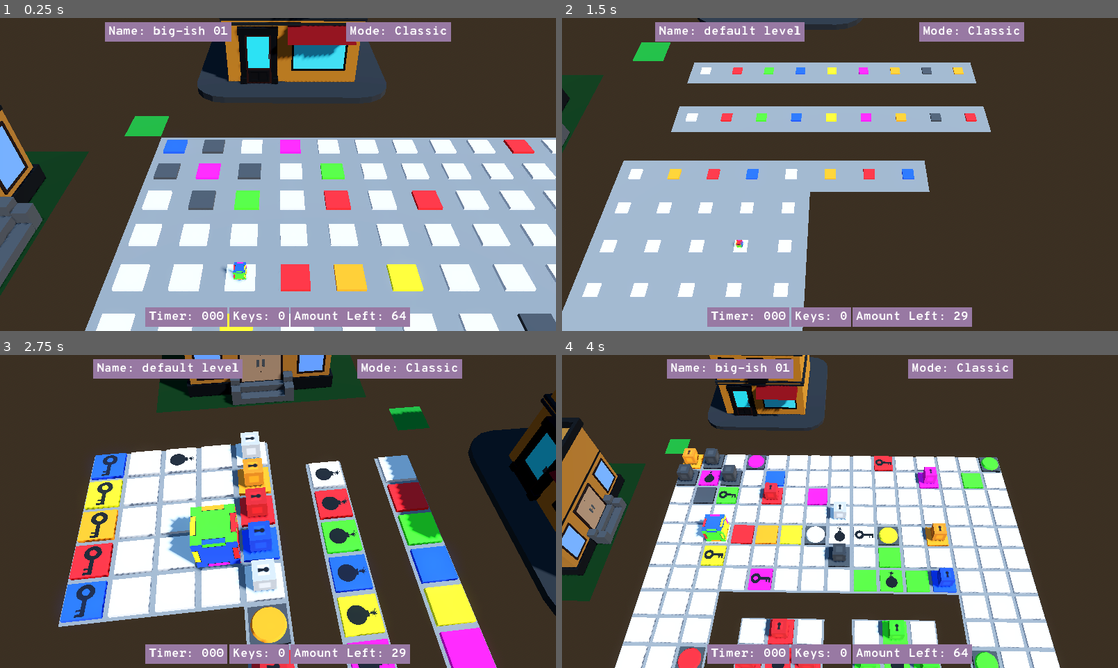
Above: before the commit, frames 1-4 (two rows, left to right).
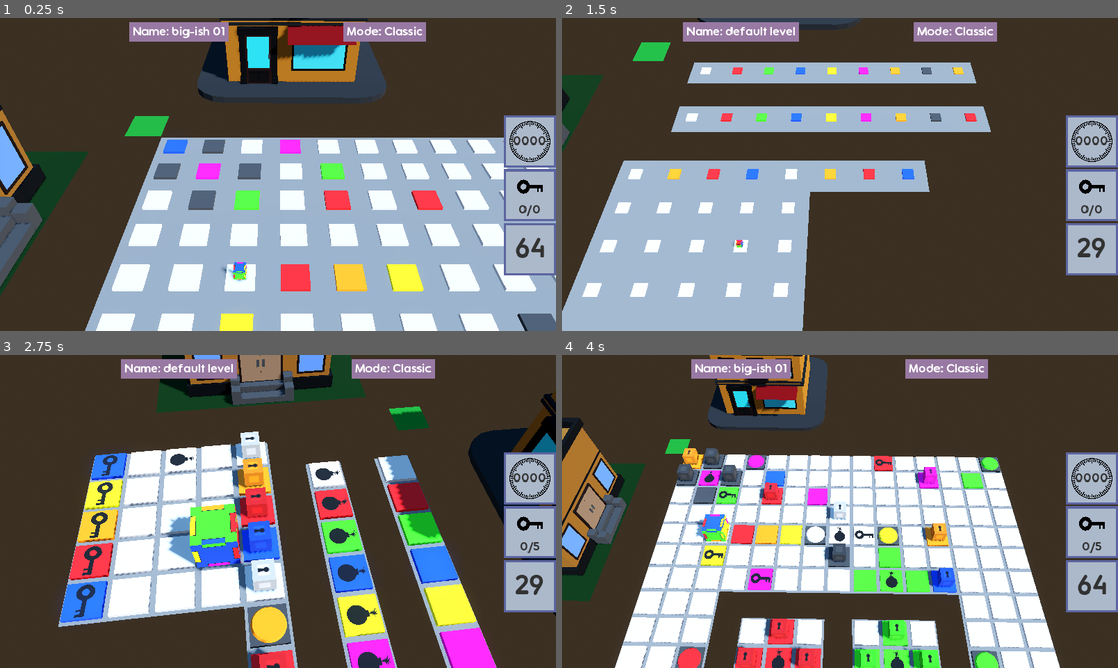
Above: after the commit, the same moments.

Repository: garrettjwilke/cube_thingy
Game: Godot game, scene res://scenes/3d/game_base.tscn
The game is run twice, just before and just after one commit, with the same random seed, the same clock (stepped at 60 frames per second) and the same inputs.
Inputs:
- Up to frame 1 (0.25 s): no input
- Up to frame 2 (1.5 s): hold D (right) 0.53-1.28 s; tap N (level_next) at 0.6 s; tap B (level_previous) at 0.8, 1.35 s; hold S (back) from 1.28 s (still down)
- Up to frame 3 (2.75 s): tap N (level_next) at 1.55 s; release S (back) at 2.03 s; hold D (right) from 2.03 s (still down); tap Q (CAM_ROTATE_LEFT) at 2.1 s; tap B (level_previous) at 2.3 s
- Up to frame 4 (4 s): release D (right) at 2.78 s; hold W (forward) 2.78-3.53 s; tap E (CAM_ROTATE_RIGHT) at 2.85 s; tap N (level_next) at 3.05 s; hold A (left) from 3.53 s (still down); tap C (cam_swap) at 3.6 s; tap B (level_previous) at 3.8 s

The runs differ from the first frame. In frame 1, 6.8% of the frame differs, in the area x 18-100%, y 1-99%; in frame 2, 8.7%; in frame 3, 8.7%, in the area x 16-100%, y 1-99%; in frame 4, 8.5%.

Commit message:
better hud ui

Diff:
--- a/data/defaults.json
+++ b/data/defaults.json
@@ -1,7 +1,7 @@
 {
 	"WINDOW_TITLE" : "cube_thingy",
 	"RESOLUTION" : [1280,720],
-	"FONT_THEME" : "6",
+	"FONT_THEME" : "3",
 	"GAME_DIFFICULTY" : "normal",
 	"comment": "the options for GAME_MODE are: Classic, Puzzle",
 	"GAME_MODE" : "Classic",
--- a/scenes/2d/view_2d.tscn
+++ b/scenes/2d/view_2d.tscn
@@ -1,6 +1,8 @@
-[gd_scene load_steps=2 format=3 uid="uid://d0kb0m1cengho"]
+[gd_scene load_steps=4 format=3 uid="uid://d0kb0m1cengho"]
 
 [ext_resource type="Script" path="res://scripts/view_2d.gd" id="1_0p01i"]
+[ext_resource type="Texture2D" uid="uid://ikbolnv8ai3v" path="res://assets/textures/hud_timer.png" id="2_pjly5"]
+[ext_resource type="Texture2D" uid="uid://4oi3xuf6gkh5" path="res://assets/textures/hud_key.png" id="3_0mwdg"]
 
 [node name="view_2d" type="Node2D"]
 script = ExtResource("1_0p01i")
@@ -99,3 +101,145 @@
 offset_right = 35.0
 grow_horizontal = 2
 grow_vertical = 2
+
+[node name="side_bar" type="Control" parent="."]
+custom_minimum_size = Vector2(1280, 720)
+layout_mode = 3
+anchors_preset = 0
+offset_right = 1280.0
+offset_bottom = 720.0
+size_flags_horizontal = 4
+
+[node name="VBoxContainer" type="VBoxContainer" parent="side_bar"]
+layout_mode = 2
+offset_left = 1160.0
+offset_top = 238.0
+offset_right = 1280.0
+offset_bottom = 578.0
+grow_horizontal = 0
+grow_vertical = 2
+
+[node name="timer_node" type="ColorRect" parent="side_bar/VBoxContainer"]
+custom_minimum_size = Vector2(120, 120)
+layout_mode = 2
+color = Color(0.360784, 0.396078, 0.627451, 1)
+
+[node name="cent" type="CenterContainer" parent="side_bar/VBoxContainer/timer_node"]
+layout_mode = 1
+anchors_preset = 15
+anchor_right = 1.0
+anchor_bottom = 1.0
+grow_horizontal = 2
+grow_vertical = 2
+
+[node name="marg" type="MarginContainer" parent="side_bar/VBoxContainer/timer_node/cent"]
+custom_minimum_size = Vector2(120, 120)
+layout_mode = 2
+theme_override_constants/margin_left = 5
+theme_override_constants/margin_top = 5
+theme_override_constants/margin_right = 5
+theme_override_constants/margin_bottom = 5
+
+[node name="crect" type="ColorRect" parent="side_bar/VBoxContainer/timer_node/cent/marg"]
+custom_minimum_size = Vector2(2.08165e-12, 2.08165e-12)
+layout_mode = 2
+color = Color(0.67451, 0.72549, 0.796078, 1)
+
+[node name="trect" type="TextureRect" parent="side_bar/VBoxContainer/timer_node/cent/marg"]
+layout_mode = 2
+texture = ExtResource("2_pjly5")
+expand_mode = 3
+stretch_mode = 4
+
+[node name="cent" type="CenterContainer" parent="side_bar/VBoxContainer/timer_node/cent/marg"]
+layout_mode = 2
+
+[node name="timer_label" type="Label" parent="side_bar/VBoxContainer/timer_node/cent/marg/cent"]
+layout_mode = 2
+text = "000"
+
+[node name="key_count_node" type="ColorRect" parent="side_bar/VBoxContainer"]
+custom_minimum_size = Vector2(120, 120)
+layout_mode = 2
+color = Color(0.360784, 0.396078, 0.627451, 1)
+
+[node name="cent" type="CenterContainer" parent="side_bar/VBoxContainer/key_count_node"]
+layout_mode = 1
+anchors_preset = 15
+anchor_right = 1.0
+anchor_bottom = 1.0
+grow_horizontal = 2
+grow_vertical = 2
+
+[node name="marg" type="MarginContainer" parent="side_bar/VBoxContainer/key_count_node/cent"]
+custom_minimum_size = Vector2(120, 120)
+layout_mode = 2
+theme_override_constants/margin_left = 5
+theme_override_constants/margin_top = 5
+theme_override_constants/margin_right = 5
+theme_override_constants/margin_bottom = 5
+
+[node name="crect" type="ColorRect" parent="side_bar/VBoxContainer/key_count_node/cent/marg"]
+custom_minimum_size = Vector2(2.08165e-12, 2.08165e-12)
+layout_mode = 2
+color = Color(0.67451, 0.72549, 0.796078, 1)
+
+[node name="vbox" type="VBoxContainer" parent="side_bar/VBoxContainer/key_count_node/cent/marg/crect"]
+layout_mode = 1
+offset_right = 110.0
+offset_bottom = 100.0
+
+[node name="trect" type="TextureRect" parent="side_bar/VBoxContainer/key_count_node/cent/marg/crect/vbox"]
+custom_minimum_size = Vector2(70, 70)
+layout_mode = 2
+size_flags_horizontal = 4
+texture = ExtResource("3_0mwdg")
+expand_mode = 3
+stretch_mode = 4
+
+[node name="cent" type="CenterContainer" parent="side_bar/VBoxContainer/key_count_node/cent/marg/crect/vbox"]
+custom_minimum_size = Vector2(100, 2.08165e-12)
+layout_mode = 2
+
+[node name="key_count_label" type="Label" parent="side_bar/VBoxContainer/key_count_node/cent/marg/crect/vbox/cent"]
+layout_mode = 2
+text = "0/0"
+
+[node name="amount_left_node" type="ColorRect" parent="side_bar/VBoxContainer"]
+custom_minimum_size = Vector2(120, 120)
+layout_mode = 2
+color = Color(0.360784, 0.396078, 0.627451, 1)
+
+[node name="cent" type="CenterContainer" parent="side_bar/VBoxContainer/amount_left_node"]
+layout_mode = 1
+anchors_preset = 15
+anchor_right = 1.0
+anchor_bottom = 1.0
+grow_horizontal = 2
+grow_vertical = 2
+
+[node name="marg" type="MarginContainer" parent="side_bar/VBoxContainer/amount_left_node/cent"]
+custom_minimum_size = Vector2(120, 120)
+layout_mode = 2
+theme_override_constants/margin_left = 5
+theme_override_constants/margin_top = 5
+theme_override_constants/margin_right = 5
+theme_override_constants/margin_bottom = 5
+
+[node name="crect" type="ColorRect" parent="side_bar/VBoxContainer/amount_left_node/cent/marg"]
+custom_minimum_size = Vector2(2.08165e-12, 2.08165e-12)
+layout_mode = 2
+color = Color(0.67451, 0.72549, 0.796078, 1)
+
+[node name="cent" type="CenterContainer" parent="side_bar/VBoxContainer/amount_left_node/cent/marg/crect"]
+custom_minimum_size = Vector2(100, 2.08165e-12)
+layout_mode = 1
+anchors_preset = 15
+anchor_right = 1.0
+anchor_bottom = 1.0
+grow_horizontal = 2
+grow_vertical = 2
+
+[node name="amount_left_label" type="Label" parent="side_bar/VBoxContainer/amount_left_node/cent/marg/crect/cent"]
+layout_mode = 2
+text = "0/0"
--- a/scripts/hmls.gd
+++ b/scripts/hmls.gd
@@ -40,6 +40,7 @@
 	KEY_YELLOW = 0
 	KEY_PURPLE = 0
 	KEY_ORANGE = 0
+var KEY_COUNT_TOTAL = 0
 
 # this is set after the level matrix has been loaded
 var CURRENT_LEVEL = []
@@ -201,6 +202,7 @@
 	START_POSITION = Vector2(0,0)
 	KEY_COUNT = 0
 	AMOUNT_LEFT = 0
+	KEY_COUNT_TOTAL = 0
 	debug_message("hmls.update_level()", str("level = ", LEVEL), 1)
 
 # this will return COLOR and NAME
@@ -310,6 +312,7 @@
 	var new_material = material.duplicate()
 	new_material.albedo_color = COLOR
 	get_node(str("VIEW_3D/",node_name)).mesh.surface_set_material(0, new_material)
+	KEY_COUNT_TOTAL += 1
 
 func scale_thingy(node, speed):
 	var old_scale = node.scale
@@ -471,6 +474,7 @@
 		CURRENT_LEVEL = []
 		LEVEL_RESOLUTION = Vector2(0,0)
 		KEY_COUNT = 0
+		KEY_COUNT_TOTAL = 0
 		return
 	load_level()
 	# spawn all tiles in LEVEL_MATRIX
@@ -579,6 +583,7 @@
 				await tween2.finished
 				get_node(NODE_NAME).queue_free()
 				KEY_COUNT -= 1
+				hmls.KEY_COUNT_TOTAL -= 1
 				WAITING = false
 			else:
 				return
@@ -645,6 +650,8 @@
 							var tile_data = get_cell_data(CURRENT_LEVEL[i.y][i.x])
 							var potential_color = tile_data[1]
 							var potential_attribute = tile_data[3]
+							if potential_attribute == "key":
+								KEY_COUNT_TOTAL -= 1
 							if potential_color == "gray":
 								if potential_attribute == "default":
 									pass
@@ -684,9 +691,9 @@
 	os_checker()
 	if not DirAccess.dir_exists_absolute("user://"):
 		DirAccess.make_dir_absolute("user://")
-	DisplayServer.window_set_title(get_default("WINDOW_TITLE"))
-	DisplayServer.window_set_size(get_default("RESOLUTION"))
-	DisplayServer.window_set_mode(DisplayServer.WINDOW_MODE_WINDOWED)
+	#DisplayServer.window_set_title(get_default("WINDOW_TITLE"))
+	#DisplayServer.window_set_size(get_default("RESOLUTION"))
+	#DisplayServer.window_set_mode(DisplayServer.WINDOW_MODE_WINDOWED)
 	update_level(1)
 
 var COUNT = 0
--- a/scripts/view_2d.gd
+++ b/scripts/view_2d.gd
@@ -108,19 +108,19 @@
 	LOCATION = "top"
 	spawn_info_node(NODE_NAME,STATS_COLOR,LOCATION,str("Mode: " ,hmls.GAME_MODE))
 	# add timer container
-	NODE_NAME = "TIMER"
-	LOCATION = "bottom"
-	spawn_info_node(NODE_NAME,STATS_COLOR,LOCATION,"Timer: 000")
-	get_node(str(BOTTOM_CONTAINER,"/TIMER_BOX")).position += Vector2(8,8)
-	TIMER_HUD = 0
+	#NODE_NAME = "TIMER"
+	#LOCATION = "bottom"
+	#spawn_info_node(NODE_NAME,STATS_COLOR,LOCATION,"Timer: 000")
+	#get_node(str(BOTTOM_CONTAINER,"/TIMER_BOX")).position += Vector2(8,8)
+	#TIMER_HUD = 0
 	# add key count container
-	NODE_NAME = "KEY_COUNT"
-	LOCATION = "bottom"
-	spawn_info_node(NODE_NAME,STATS_COLOR,LOCATION,str("Keys: " ,hmls.KEY_COUNT))
+	#NODE_NAME = "KEY_COUNT"
+	#LOCATION = "bottom"
+	#spawn_info_node(NODE_NAME,STATS_COLOR,LOCATION,str("Keys: " ,hmls.KEY_COUNT))
 	# add amount left node
-	NODE_NAME = "AMOUNT_LEFT"
-	LOCATION = "bottom"
-	spawn_info_node(NODE_NAME,STATS_COLOR,LOCATION,"Amount Left: 00")
+	#NODE_NAME = "AMOUNT_LEFT"
+	#LOCATION = "bottom"
+	#spawn_info_node(NODE_NAME,STATS_COLOR,LOCATION,"Amount Left: 00")
 
 var TIMER_HUD = 0
 func top_bar(MODE):
@@ -129,28 +129,70 @@
 		return
 	if MODE == "update":
 		if hmls.PAUSE == false:
-			TIMER_HUD = int(TIMER)
-			var TEMP_TIMER = TIMER_HUD
-			if TIMER_HUD < 100:
-				TEMP_TIMER = str("0", TIMER_HUD)
-			if TIMER_HUD < 10:
-				TEMP_TIMER = str("00", TIMER_HUD)
-			get_node(str(BOTTOM_CONTAINER,"/TIMER_BOX/TIMER_LABEL")).text = str("Timer: ", TEMP_TIMER)
-			get_node(str(BOTTOM_CONTAINER,"/KEY_COUNT_BOX/KEY_COUNT_LABEL")).text = str("Keys: " ,hmls.KEY_COUNT)
-
-		match hmls.GAME_MODE:
-			"Classic":
-				if not get_node(str(BOTTOM_CONTAINER,"/AMOUNT_LEFT_BOX")).is_visible():
-					get_node(str(BOTTOM_CONTAINER,"/AMOUNT_LEFT_BOX")).show()
-				get_node(str(BOTTOM_CONTAINER,"/AMOUNT_LEFT_BOX/AMOUNT_LEFT_LABEL")).text = str("Amount Left: ", hmls.AMOUNT_LEFT)
-			_:
-				if get_node(str(BOTTOM_CONTAINER,"/AMOUNT_LEFT_BOX")).is_visible():
-					get_node(str(BOTTOM_CONTAINER,"/AMOUNT_LEFT_BOX")).hide()
+			pass
+			#TIMER_HUD = int(TIMER)
+			#var TEMP_TIMER = TIMER_HUD
+			#if TIMER_HUD < 100:
+			#	TEMP_TIMER = str("0", TIMER_HUD)
+			#if TIMER_HUD < 10:
+			#	TEMP_TIMER = str("00", TIMER_HUD)
+			#get_node(str(BOTTOM_CONTAINER,"/TIMER_BOX/TIMER_LABEL")).text = str("Timer: ", TEMP_TIMER)
+			#get_node(str(BOTTOM_CONTAINER,"/KEY_COUNT_BOX/KEY_COUNT_LABEL")).text = str("Keys: " ,hmls.KEY_COUNT)
+		#match hmls.GAME_MODE:
+		#	"Classic":
+		#		if not get_node(str(BOTTOM_CONTAINER,"/AMOUNT_LEFT_BOX")).is_visible():
+		#			get_node(str(BOTTOM_CONTAINER,"/AMOUNT_LEFT_BOX")).show()
+		#		get_node(str(BOTTOM_CONTAINER,"/AMOUNT_LEFT_BOX/AMOUNT_LEFT_LABEL")).text = str("Amount Left: ", hmls.AMOUNT_LEFT)
+		#	_:
+		#		if get_node(str(BOTTOM_CONTAINER,"/AMOUNT_LEFT_BOX")).is_visible():
+		#			get_node(str(BOTTOM_CONTAINER,"/AMOUNT_LEFT_BOX")).hide()
 		return
 
 func _on_signal_level_start():
 	TIMER = 0
 	top_bar("reset")
+
+func side_bar(MODE):
+	var TIMER_NODE = $side_bar/VBoxContainer/timer_node
+	var TIMER_LABEL = $side_bar/VBoxContainer/timer_node/cent/marg/cent/timer_label
+	var KEY_COUNT_NODE = $side_bar/VBoxContainer/key_count_node
+	var KEY_COUNT_LABEL = $side_bar/VBoxContainer/key_count_node/cent/marg/crect/vbox/cent/key_count_label
+	var AMOUNT_LEFT_NODE = $side_bar/VBoxContainer/amount_left_node
+	var AMOUNT_LEFT_LABEL = $side_bar/VBoxContainer/amount_left_node/cent/marg/crect/cent/amount_left_label
+	if MODE == "reset":
+		if hmls.PAUSE == false:
+			TIMER_LABEL.text = str("000")
+			TIMER_LABEL.add_theme_font_override("font", FONT_2)
+			TIMER_LABEL.add_theme_font_size_override("font_size", FONT_SIZE_BIG)
+			TIMER_LABEL.set("theme_override_colors/font_color",hmls.get_default("COLOR_BLACK"))
+			KEY_COUNT_LABEL.text = str("0/0")
+			KEY_COUNT_LABEL.add_theme_font_override("font", FONT_2)
+			KEY_COUNT_LABEL.add_theme_font_size_override("font_size", FONT_SIZE_BIG)
+			KEY_COUNT_LABEL.set("theme_override_colors/font_color",hmls.get_default("COLOR_BLACK"))
+			AMOUNT_LEFT_LABEL.text = str("0")
+			AMOUNT_LEFT_LABEL.add_theme_font_override("font", FONT_2)
+			AMOUNT_LEFT_LABEL.add_theme_font_size_override("font_size", 60)
+			AMOUNT_LEFT_LABEL.set("theme_override_colors/font_color",hmls.get_default("COLOR_BLACK"))
+			print("side bar reset")
+	elif MODE == "update":
+		TIMER_HUD = int(TIMER)
+		var TEMP_TIMER = TIMER_HUD
+		if TIMER_HUD < 1000:
+			TEMP_TIMER = str("0", TIMER_HUD)
+		if TIMER_HUD < 100:
+			TEMP_TIMER = str("00", TIMER_HUD)
+		if TIMER_HUD < 10:
+			TEMP_TIMER = str("000", TIMER_HUD)
+		TIMER_LABEL.text = TEMP_TIMER
+		KEY_COUNT_LABEL.text = str(hmls.KEY_COUNT,"/",hmls.KEY_COUNT_TOTAL)
+		match hmls.GAME_MODE:
+			"Classic":
+				if not AMOUNT_LEFT_NODE.is_visible():
+					AMOUNT_LEFT_NODE.show()
+				AMOUNT_LEFT_LABEL.text = str(hmls.AMOUNT_LEFT)
+			_:
+				if AMOUNT_LEFT_NODE.is_visible():
+					AMOUNT_LEFT_NODE.hide()
 
 func _ready():
 	hmls.signal_level_start.connect(_on_signal_level_start)
@@ -161,6 +203,7 @@
 	KEYBINDS_LABEL.add_theme_font_size_override("font_size", FONT_SIZE_BIG)
 	KEYBINDS_LABEL.text = KEYBINDS_TEXT
 	top_bar("reset")
+	side_bar("reset")
 
 var LABEL_OFFSET = Vector2(10,10)
 
@@ -174,6 +217,7 @@
 	if hmls.PAUSE == false:
 		TIMER += delta
 	top_bar("update")
+	side_bar("update")
 	if Input.is_action_just_pressed("menu_button"):
 		if MENU_NODE.is_visible_in_tree():
 			MENU_NODE.hide()
Binary file added: assets/textures/hud_bomb.png
Not shown, added: assets/textures/hud_bomb.png.import
Binary file added: assets/textures/hud_key.png
Not shown, added: assets/textures/hud_key.png.import
Binary file added: assets/textures/hud_timer.png
Not shown, added: assets/textures/hud_timer.png.import
Not shown, added: assets/textures/source_hud_icons.kra
